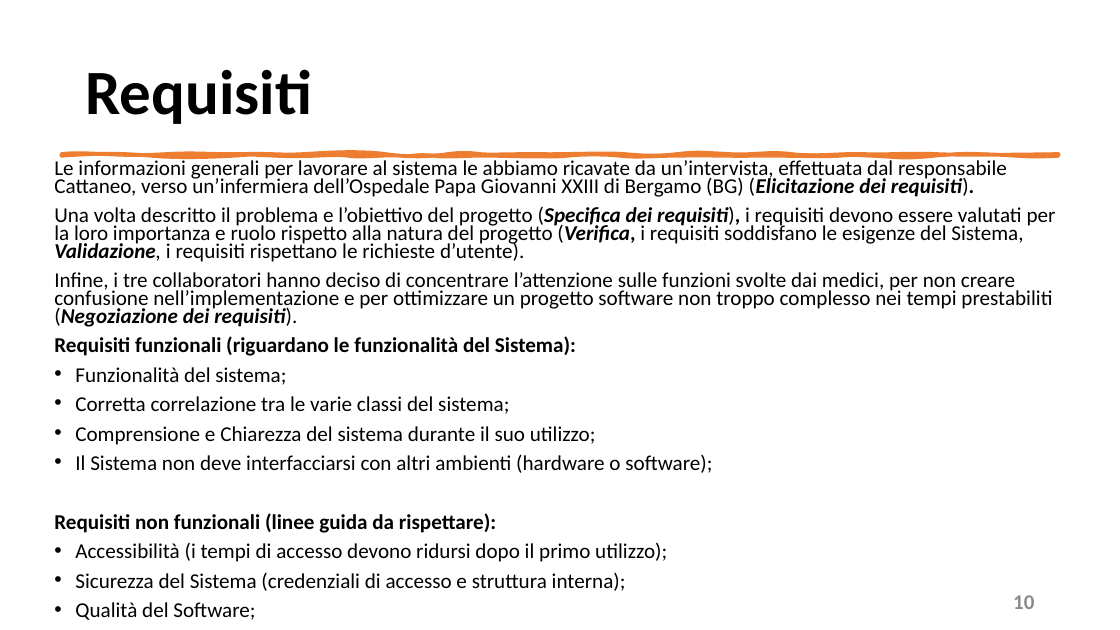
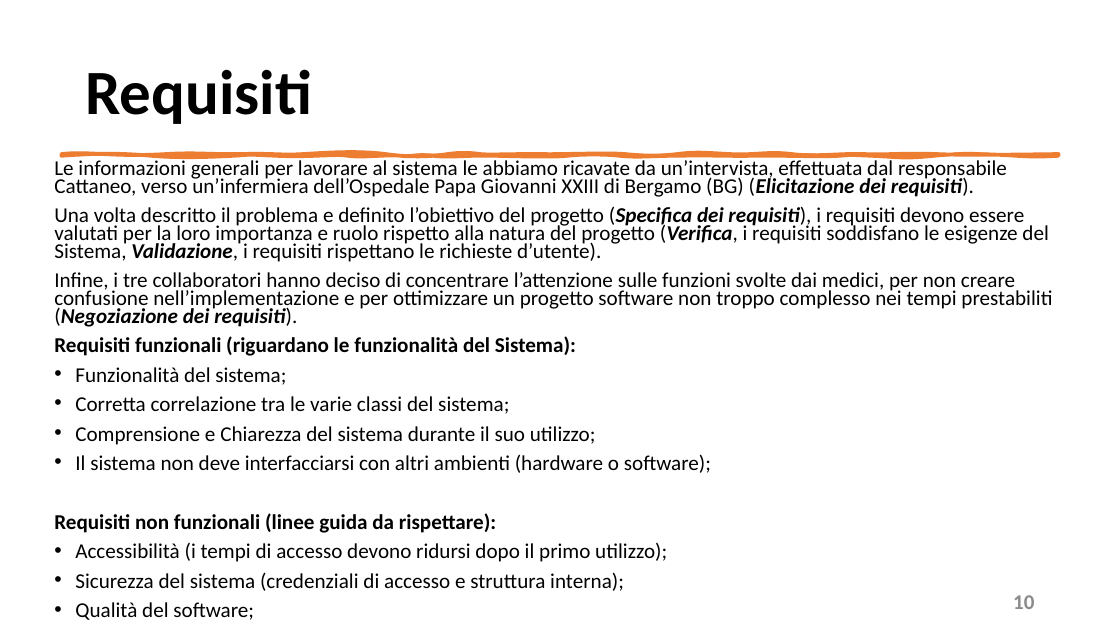
Before and after one commit to mangilimatteo/Progetto_Ingegneria_Software_Cattaneo_Mangili_Saini, a slide deck: slide 10 of Presentazione/Presentazione_Progetto.pptx. Drawn at 1120x630 pixels with LibreOffice and Linux fonts; fonts in the diff are those of the drawing. Boxes give left, top, right and bottom in pixels: in the first picture for what was removed or moved away, otherwise in the second. Text is boxed around its words. In the diff, an @@ line names an element or a change of style, - is before the commit and + after.

```diff
--- a/Presentazione/Presentazione_Progetto.pptx
+++ b/Presentazione/Presentazione_Progetto.pptx
@@ text at bbox=[54, 206, 1048, 262]: text changed @@
-Una volta descritto il problema e l’obiettivo del progetto (Specifica dei requisiti), i requisiti devono essere valutati per la loro importanza e ruolo rispetto alla natura del progetto (Verifica, i requisiti soddisfano le esigenze del Sistema, Validazione, i requisiti rispettano le richieste d’utente).
+Una volta descritto il problema e definito l’obiettivo del progetto (Specifica dei requisiti), i requisiti devono essere valutati per la loro importanza e ruolo rispetto alla natura del progetto (Verifica, i requisiti soddisfano le esigenze del Sistema, Validazione, i requisiti rispettano le richieste d’utente).
@@ text at bbox=[75, 454, 711, 473]: text changed @@
-• Il Sistema non deve interfacciarsi con altri ambienti (hardware o software);
+• Il sistema non deve interfacciarsi con altri ambienti (hardware o software);
@@ text at bbox=[75, 572, 624, 620]: text changed @@
-• Sicurezza del Sistema (credenziali di accesso e struttura interna);
-• Qualità del Software;
+• Sicurezza del sistema (credenziali di accesso e struttura interna);
+• Qualità del software;
```
Also in this commit, not shown: 10 other slides changed, 1 other file.
